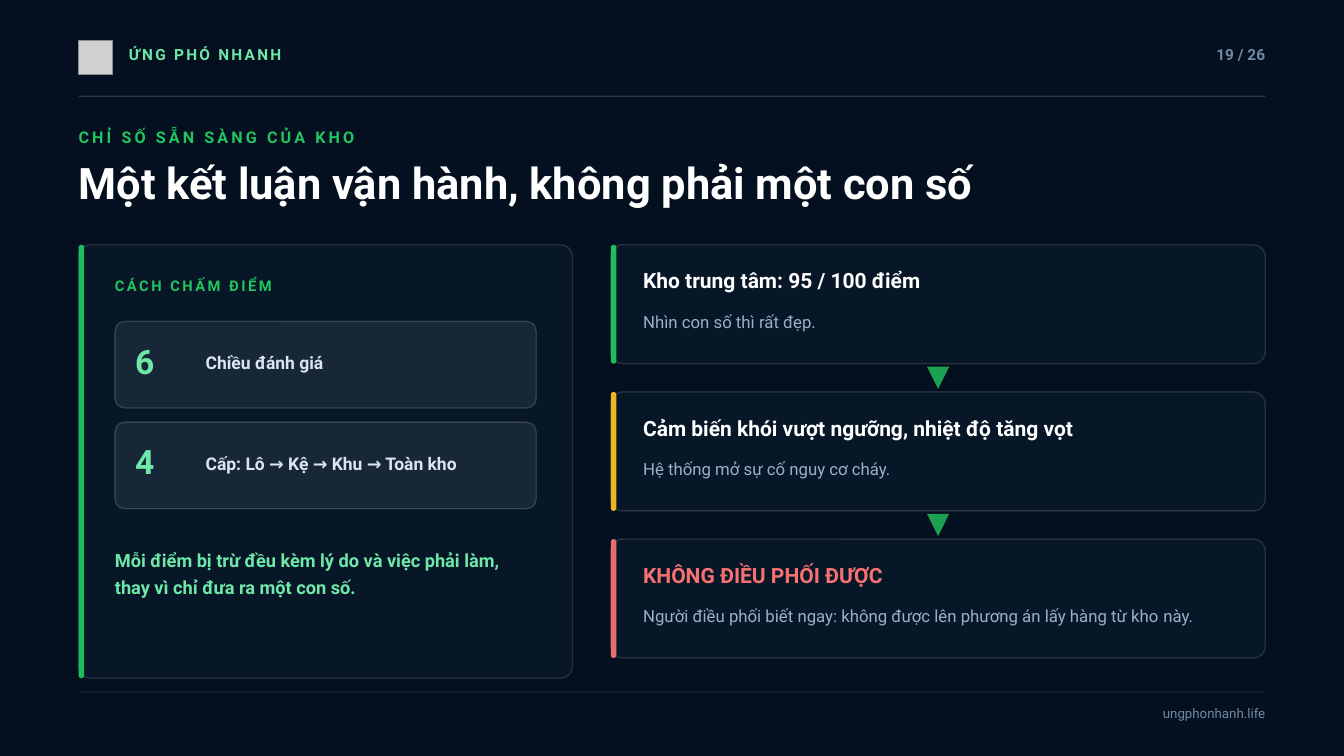
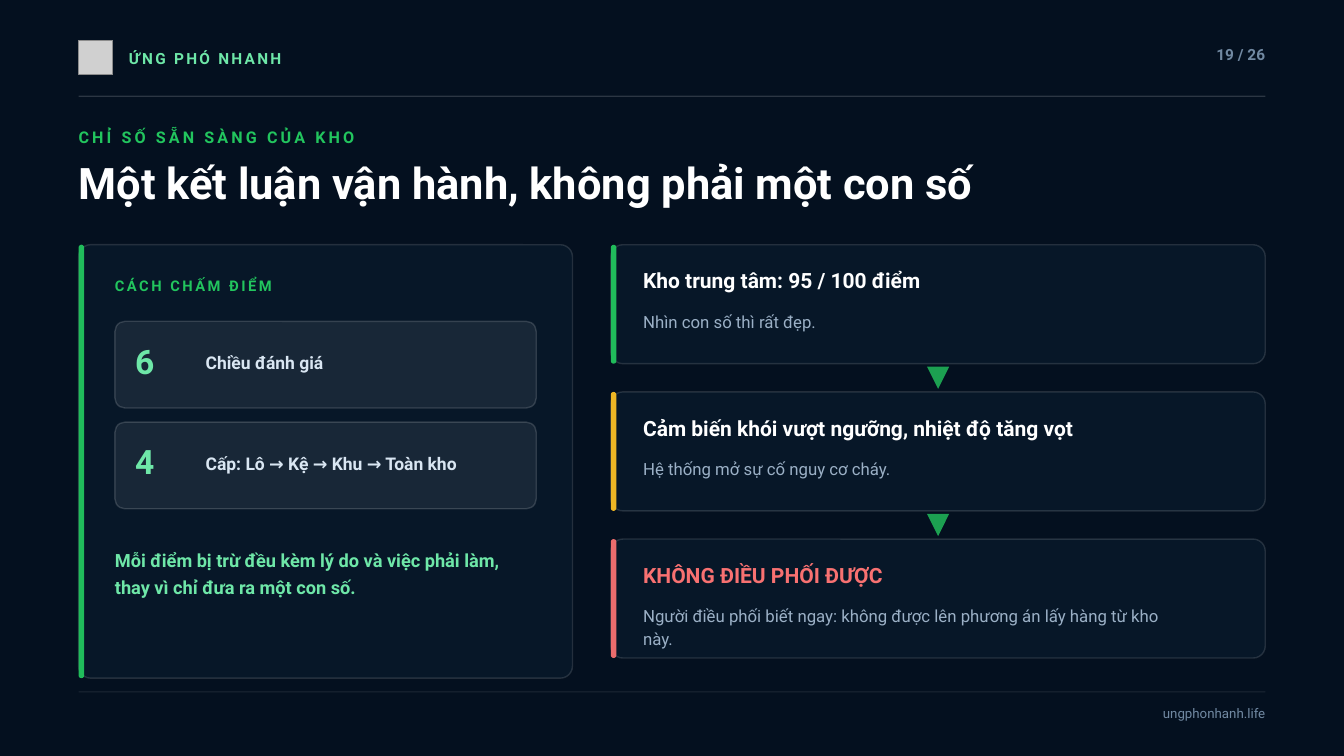
Before and after one commit to khoidev2001/safestock-x, a slide deck: slide 19 of slide-ung-pho-nhanh/Ung-Pho-Nhanh-Slide.pptx. Drawn at 1344x756 pixels with LibreOffice and Linux fonts; fonts in the diff are those of the drawing; grey boxes stand for pictures; background and template pictures are left out. Boxes give left, top, right and bottom in pixels: in the first picture for what was removed or moved away, otherwise in the second. Text is boxed around its words. In the diff, an @@ line names an element or a change of style, - is before the commit and + after.

```diff
--- a/slide-ung-pho-nhanh/Ung-Pho-Nhanh-Slide.pptx
+++ b/slide-ung-pho-nhanh/Ung-Pho-Nhanh-Slide.pptx
@@ text "ỨNG PHÓ NHANH": place and size @@
-text "ỨNG PHÓ NHANH" at [129,46,281,60]
+text "ỨNG PHÓ NHANH" at [129,50,281,64]
@@ text at [643,608,1158,649]: text changed @@
-Người điều phối biết ngay: không được lên phương án lấy hàng từ kho này.
+Người điều phối biết ngay: không được lên phương án lấy hàng từ kho
+này.
```
Also in this commit, not shown: 24 other slides changed, 9 other files.
